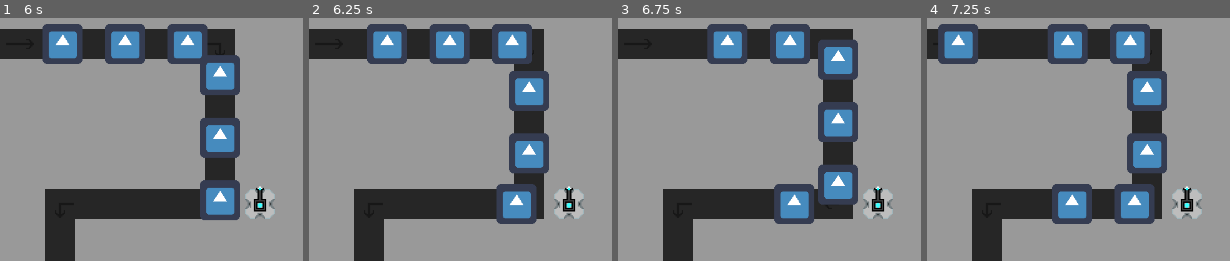
Above: before the commit, frames 1-4 (left to right).
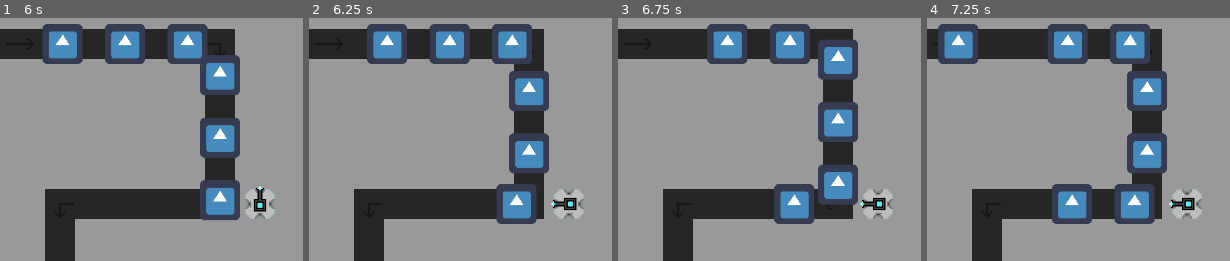
Above: after the commit, the same moments.

Repository: wen1now/ntd
Game: Godot game, scene res://enemy.tscn
Two runs of this game, one before a commit and one after it. Both use one fixed random seed, a clock stepped at 60 frames per second and the inputs below. The engine's default icon, where the game draws it, is replaced by a stand-in: a white triangle on a blue panel in a dark square.
Inputs:
- Up to frame 1 (6 s): no input
- Up to frame 2 (6.25 s): no input
- Up to frame 3 (6.75 s): no input
- Up to frame 4 (7.25 s): no input
The pictures show only the part of the screen within x 0-50%, y 0-50%; the shares and areas given below are measured in that part.

Frame 1 is identical in both runs. In frame 2, 0.4% of the frame differs, in the area x 79-89%, y 69-81%; in frame 3, 0.4%; in frame 4, 0.4%.

Commit message:
tower aiming works i think

Diff:
--- a/enemy.gd
+++ b/enemy.gd
@@ -23,8 +23,8 @@
 func _process(delta):
 	offset += speed * delta
 
-	#testing, may be randomly commented in/out
-	timepassed += delta
-	if timepassed > 0.1:
-		print(health)
-		timepassed -= 0.1
+#	#testing, may be randomly commented in/out
+#	timepassed += delta
+#	if timepassed > 0.1:
+#		print(health)
+#		timepassed -= 0.1
--- a/ion.gd
+++ b/ion.gd
@@ -35,6 +35,7 @@
 			enemy.health -= DAMAGE
 	can_shoot = false
 
+
 func _process(delta):
 	if can_shoot:
 		shoot()
@@ -43,4 +44,7 @@
 
 
 func turn_to(angle):
-	pass
+	if orthogonal:
+		rotation = round(angle/(PI/2)+1)*PI/2
+	else:
+		rotation = angle+PI/2
--- a/main.gd
+++ b/main.gd
@@ -18,7 +18,9 @@
 #where enemy1 and boss_enemy are themselves arrays containing enemy information
 #after spawning an enemy you just delete the first element of the wave array
 
-#also why are we doing each
+#also why are we doing each tower separately
+#i think it might be better to do it all under one scene
+#like how enemies are done
 
 var spawnwait = 1 #initialised to 1, so that you wait 1 second for first enemy
 
